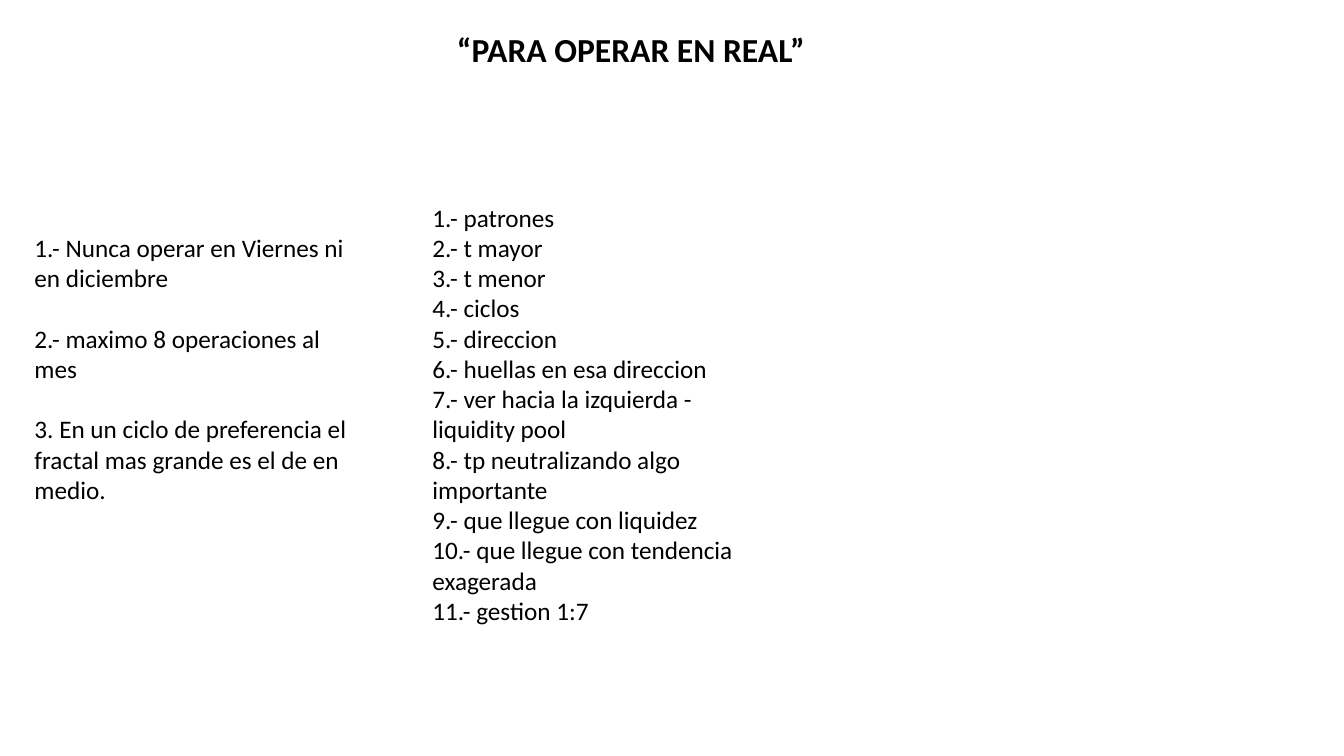
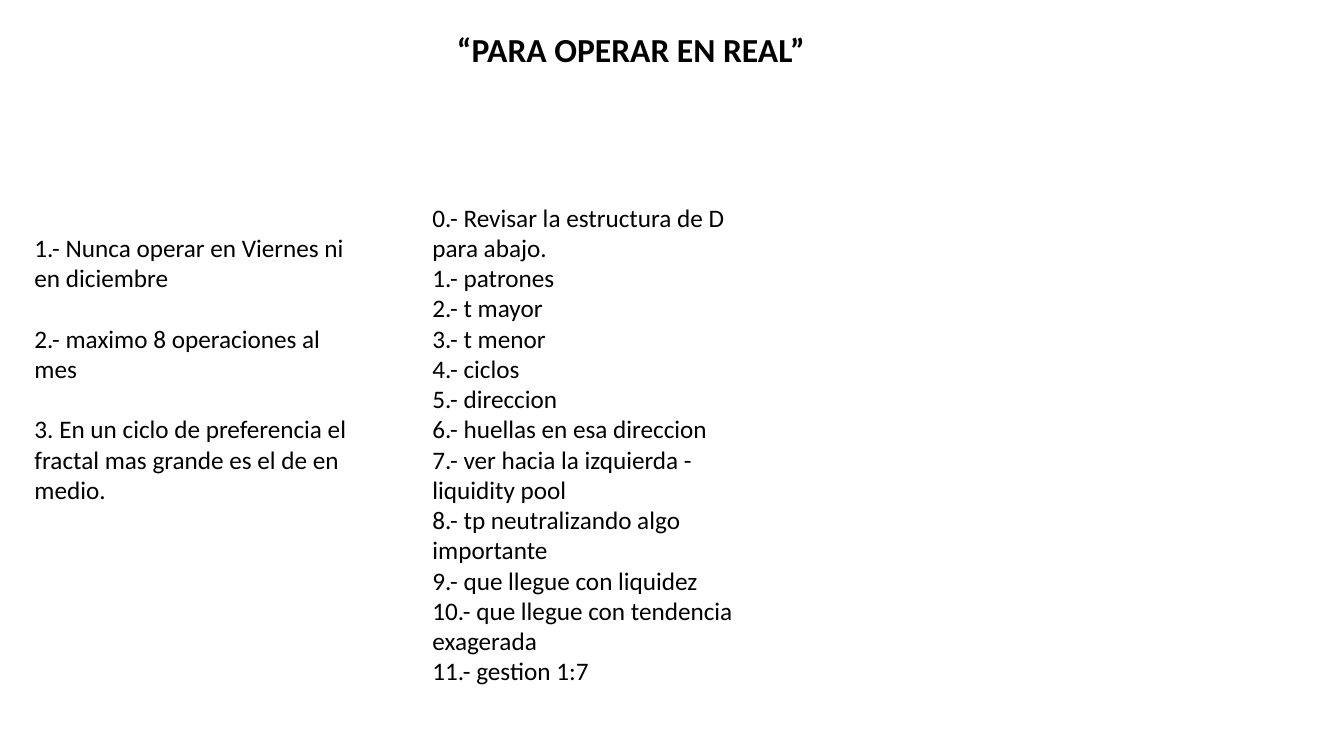
Before and after one commit to Edd1eware/Yields_Academy, a slide deck: slide 17 of Manual_YIELDS_ACADEMY.pptx (slide 18 before the commit). Drawn at 1344x756 pixels with LibreOffice and Linux fonts; fonts in the diff are those of the drawing. Boxes give left, top, right and bottom in pixels: in the first picture for what was removed or moved away, otherwise in the second. Text is boxed around its words. In the diff, an @@ line names an element or a change of style, - is before the commit and + after.

Commit message:
update

```diff
--- a/Manual_YIELDS_ACADEMY.pptx
+++ b/Manual_YIELDS_ACADEMY.pptx
@@ text at [432, 209, 724, 262]: paragraph added @@
+0.- Revisar la estructura de D para abajo.
```
Also in this commit, not shown: 1 other slide changed, 1 slide added, 2 slides removed.
